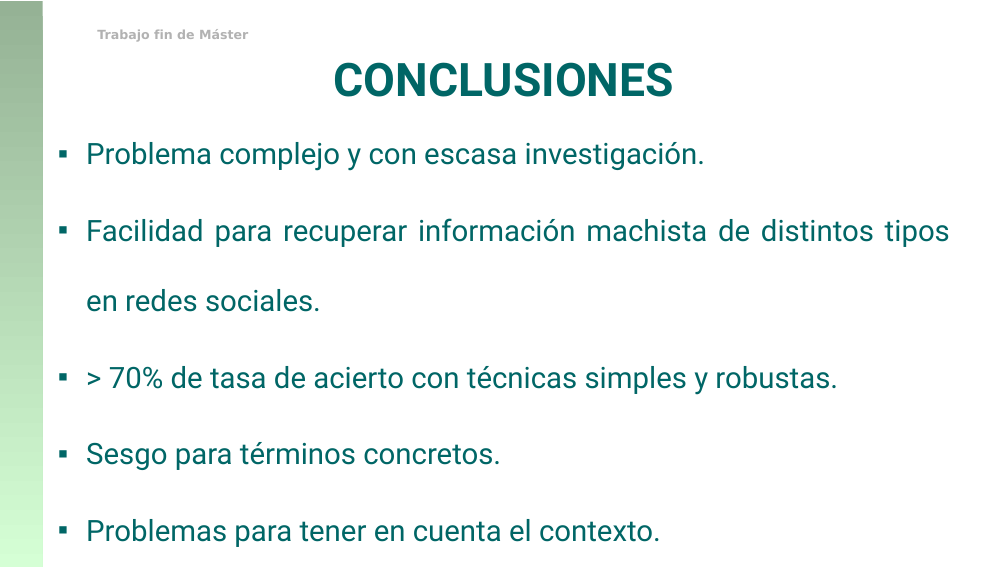
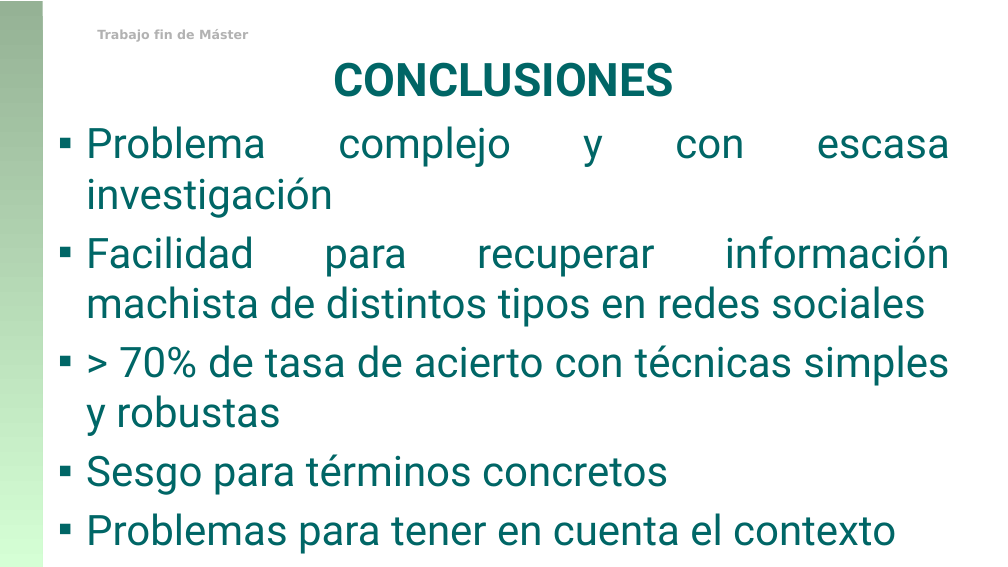
Before and after one commit to franciscorodriguez92/uned-tfm, a slide deck: slide 22 of TFM_Francisco_Rodriguez.pptx (slide 24 before the commit). Drawn at 1008x567 pixels with LibreOffice and Linux fonts; fonts in the diff are those of the drawing; background and template pictures are left out. Boxes give left, top, right and bottom in pixels: in the first picture for what was removed or moved away, otherwise in the second. Text is boxed around its words. In the diff, an @@ line names an element or a change of style, - is before the commit and + after.

```diff
--- a/TFM_Francisco_Rodriguez.pptx
+++ b/TFM_Francisco_Rodriguez.pptx
@@ text at <box>86,126,950,554</box>: text changed; size 28 to 40 pt @@
-▪ Problema complejo y con escasa investigación.
-▪ Facilidad para recuperar información machista de distintos tipos en redes sociales.
-▪ > 70% de tasa de acierto con técnicas simples y robustas.
-▪ Sesgo para términos concretos.
-▪ Problemas para tener en cuenta el contexto.
+▪ Problema complejo y con escasa investigación
+▪ Facilidad para recuperar información machista de distintos tipos en redes sociales
+▪ > 70% de tasa de acierto con técnicas simples y robustas
+▪ Sesgo para términos concretos
+▪ Problemas para tener en cuenta el contexto
```
Also in this commit, not shown: 20 other slides changed, 2 slides removed, 1 other file.
